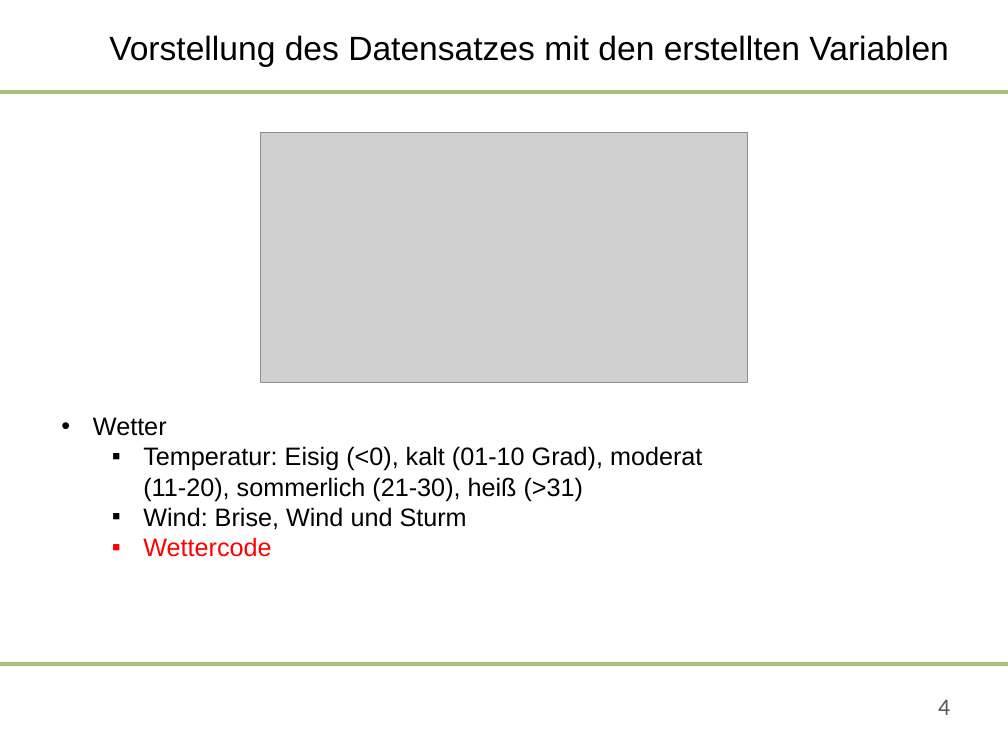
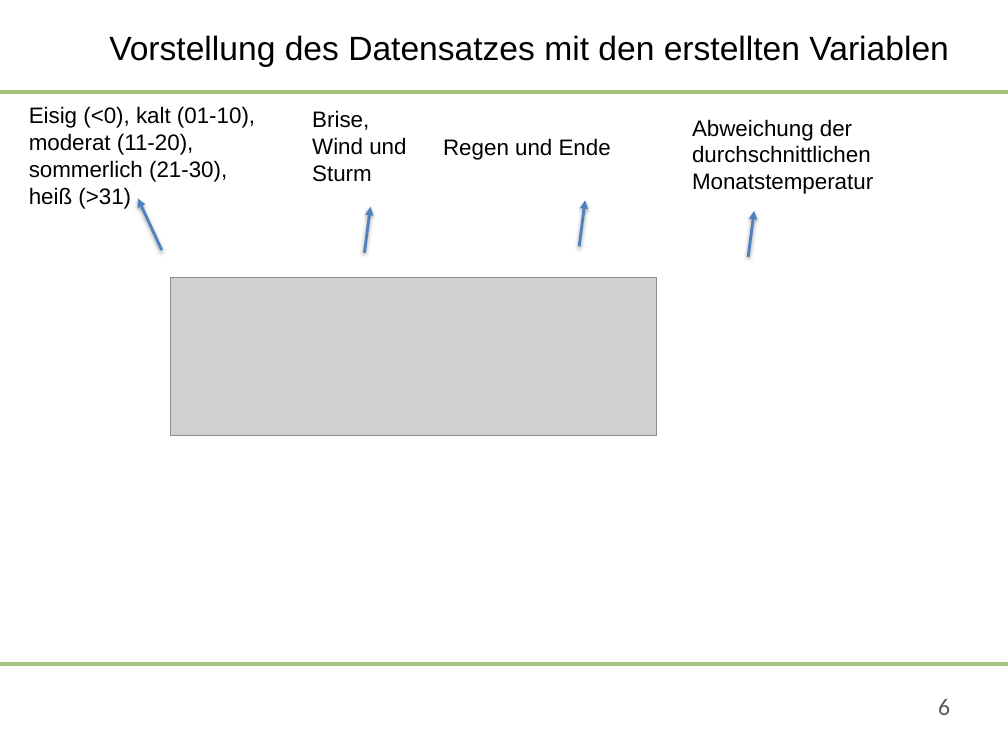
Before and after one commit to saludwig26/Data-science-Team-5-1, a slide deck: slide 6 of 09-06-2020-Präsentation_Team 5.pptx (slide 4 before the commit). Drawn at 1008x756 pixels with LibreOffice and Linux fonts; fonts in the diff are those of the drawing; grey boxes stand for pictures; background and template pictures are left out. Boxes give left, top, right and bottom in pixels: in the first picture for what was removed or moved away, otherwise in the second. Text is boxed around its words. In the diff, an @@ line names an element or a change of style, - is before the commit and + after.

```diff
--- a/09-06-2020-Präsentation_Team 5.pptx
+++ b/09-06-2020-Präsentation_Team 5.pptx
@@ text at (29, 106, 255, 209): text changed; size 18 to 16 pt @@
-• Wetter
-  ▪ Temperatur: Eisig (<0), kalt (01-10 Grad), moderat (11-20), sommerlich (21-30), heiß (>31)
-  ▪ Wind: Brise, Wind und Sturm
-  ▪ Wettercode
+  Eisig (<0), kalt (01-10), moderat (11-20), sommerlich (21-30), heiß (>31)
@@ text added at (312, 110, 406, 182), 16 pt, text #000000 @@
+  Brise,
+  Wind und
+  Sturm
@@ text added at (692, 119, 873, 194), 16 pt, text #000000 @@
+  Abweichung der durchschnittlichen Monatstemperatur
@@ text added at (443, 138, 611, 160), 16 pt, text #000000 @@
+  Regen und Ende
@@ arrow added from (161, 250) to (138, 199), #4F81BD 2 pt @@
@@ arrow added from (365, 253) to (371, 207), #4F81BD 2 pt @@
@@ arrow added from (580, 246) to (586, 201), #4F81BD 2 pt @@
@@ arrow added from (748, 257) to (754, 211), #4F81BD 2 pt @@
@@ picture: place and size @@
-picture at (261, 133, 748, 383)
+picture at (170, 278, 657, 436)
@@ page number at (938, 699, 950, 715): text changed @@
-4
+6
```
Also in this commit, not shown: 6 other slides changed, 2 slides added, 1 slide removed.
